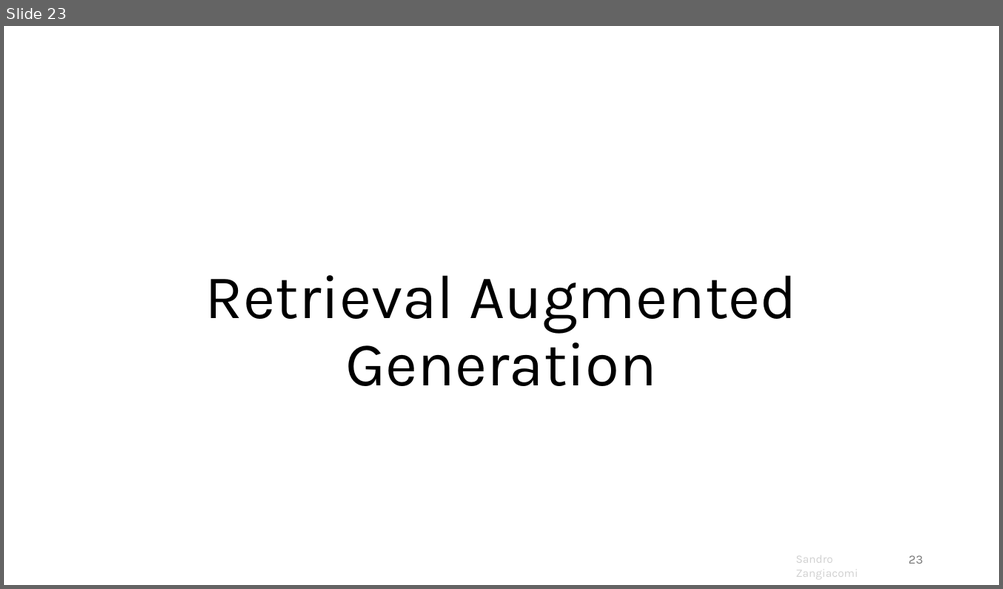
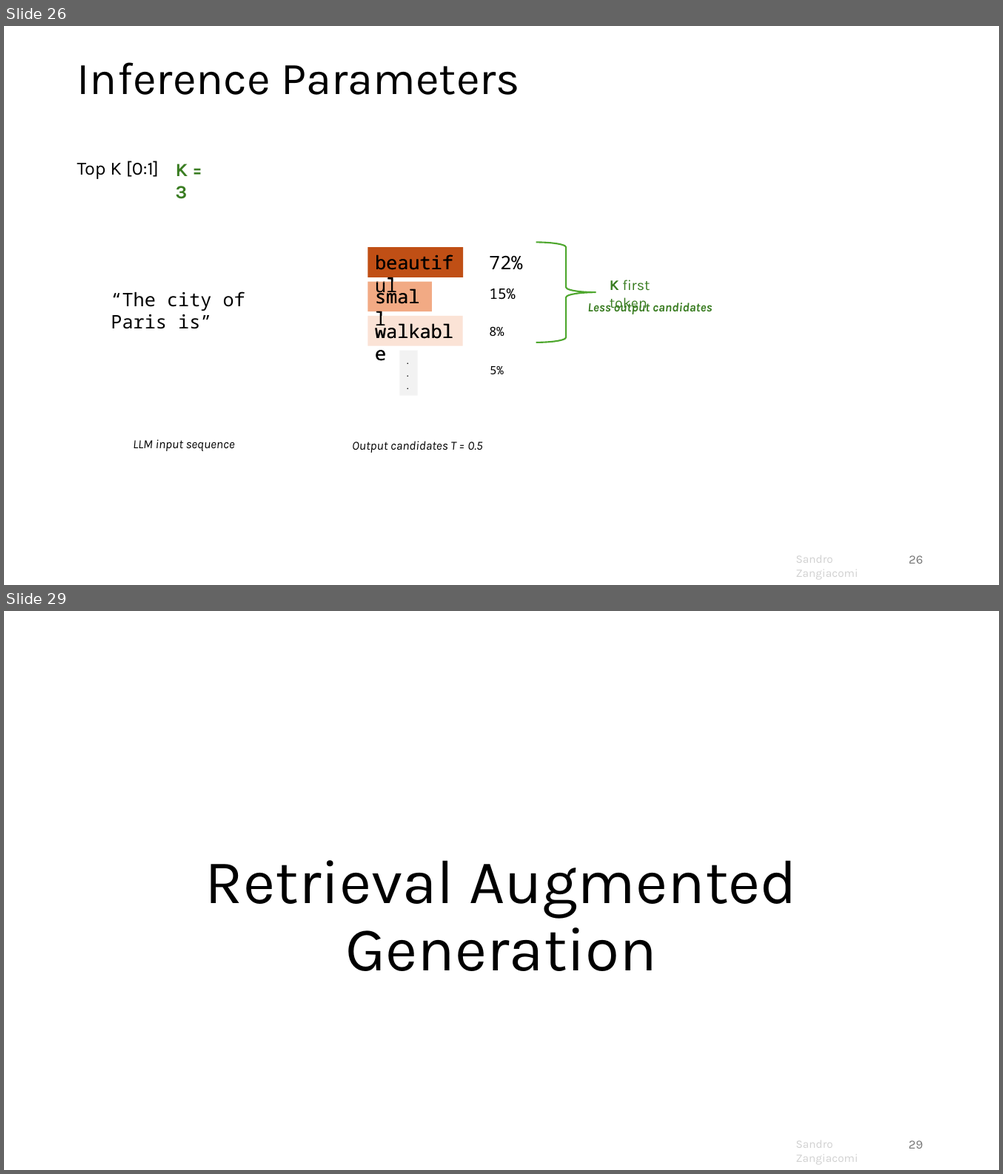
Before and after one commit to sandrozc/llm_learning_xp, a slide deck: genai_course.pptx. Shown one above the other, each under a label of ours: slide 23 before the commit, slides 26 and 29 after it; the slides between them are not shown. The pictures are 1003x589 and 1003x1174 pixels, drawn with LibreOffice and Linux fonts; fonts in the diff are those of the drawing; background and template pictures are left out. Boxes give left, top, right and bottom in pixels: in the first picture for what was removed or moved away, otherwise in the second. Text is boxed around its words. In the diff, an @@ line names an element or a change of style, - is before the commit and + after.

```diff
--- a/genai_course.pptx
+++ b/genai_course.pptx
@@ slide 26 added at (4, 26, 999, 585), background #FFFFFF; not listed: 1 template element that a slide beside it also shows @@
@@ title added at (77, 62, 521, 95), 44 pt, text #000000 @@
+Inference Parameters
@@ text added at (77, 161, 159, 179), 18 pt, text #000000 @@
+Top K [0:1]
@@ text added at (176, 164, 188, 199), 18 pt, text #3B7D23, bold @@
+K = 3
@@ text added at (367, 247, 463, 278), 18 pt, text #000000 @@
+beautiful
@@ rectangle added at (368, 247, 464, 278), fill #C04F15, 18 pt, text #000000 @@
+beautiful
@@ right brace added at (536, 242, 597, 342), outline #4EA72E 1.5 pt @@
@@ text added at (489, 255, 522, 270), 18 pt, text #000000 @@
+72%
@@ text added at (111, 292, 245, 329), 18 pt, text #000000 @@
+“The city of Paris is”
@@ text added at (367, 282, 432, 312), 18 pt, text #000000 @@
+small
@@ rectangle added at (368, 282, 432, 312), fill #F2AA84, 18 pt, text #000000 @@
+small
@@ text added at (489, 289, 515, 300), 14 pt, text #000000 @@
+15%
@@ text added at (609, 280, 649, 312), 14 pt, text #3B7D23 @@
+K first token
@@ text added at (587, 301, 711, 315), 12 pt, text #3B7D23, bold, italic @@
+Less output candidates
@@ text added at (367, 317, 462, 347), 18 pt, text #000000 @@
+walkable
@@ rectangle added at (368, 316, 463, 346), fill #FBE3D6, 18 pt, text #000000 @@
+walkable
@@ text added at (489, 327, 504, 336), 12 pt, text #000000 @@
+8%
@@ rectangle added at (399, 351, 418, 396), fill #F2F2F2, 10 pt, text #000000 @@
+.
+.
+.
@@ text added at (489, 366, 503, 375), 11 pt, text #000000 @@
+5%
@@ text added at (133, 440, 235, 452), 12 pt, text #000000, italic @@
+LLM input sequence
@@ text added at (352, 441, 482, 453), 12 pt, text #000000, italic @@
+Output candidates T = 0.5
@@ page number added at (908, 556, 922, 564), 12 pt, text #797979 @@
+26
@@ what was slide 23 is now slide 29 @@
@@ page number at (908, 1141, 922, 1149): text changed @@
-23
+29
```
Also in this commit, not shown: 15 slides changed, 6 other slides added, 1 slide removed.
